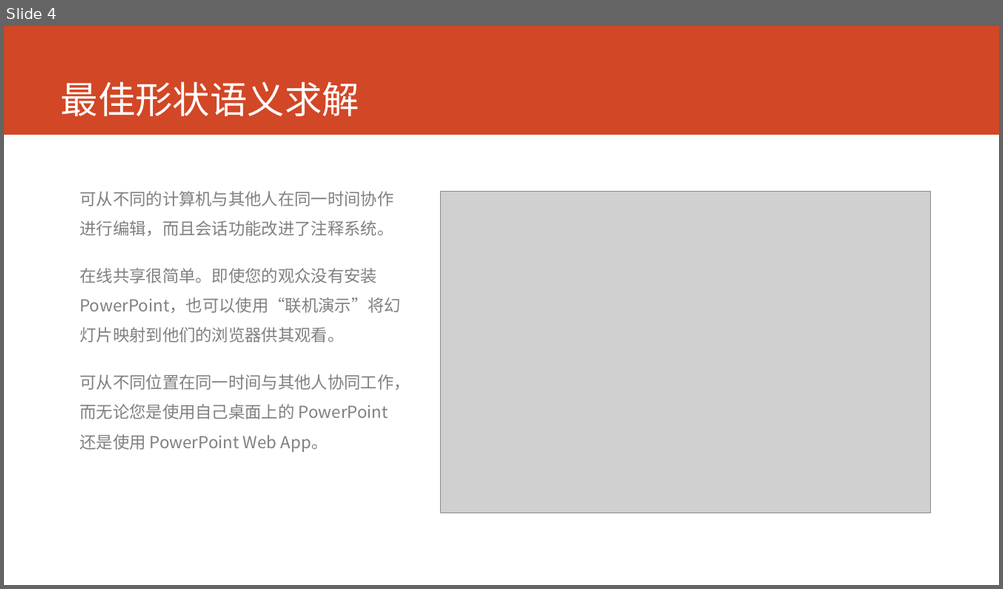
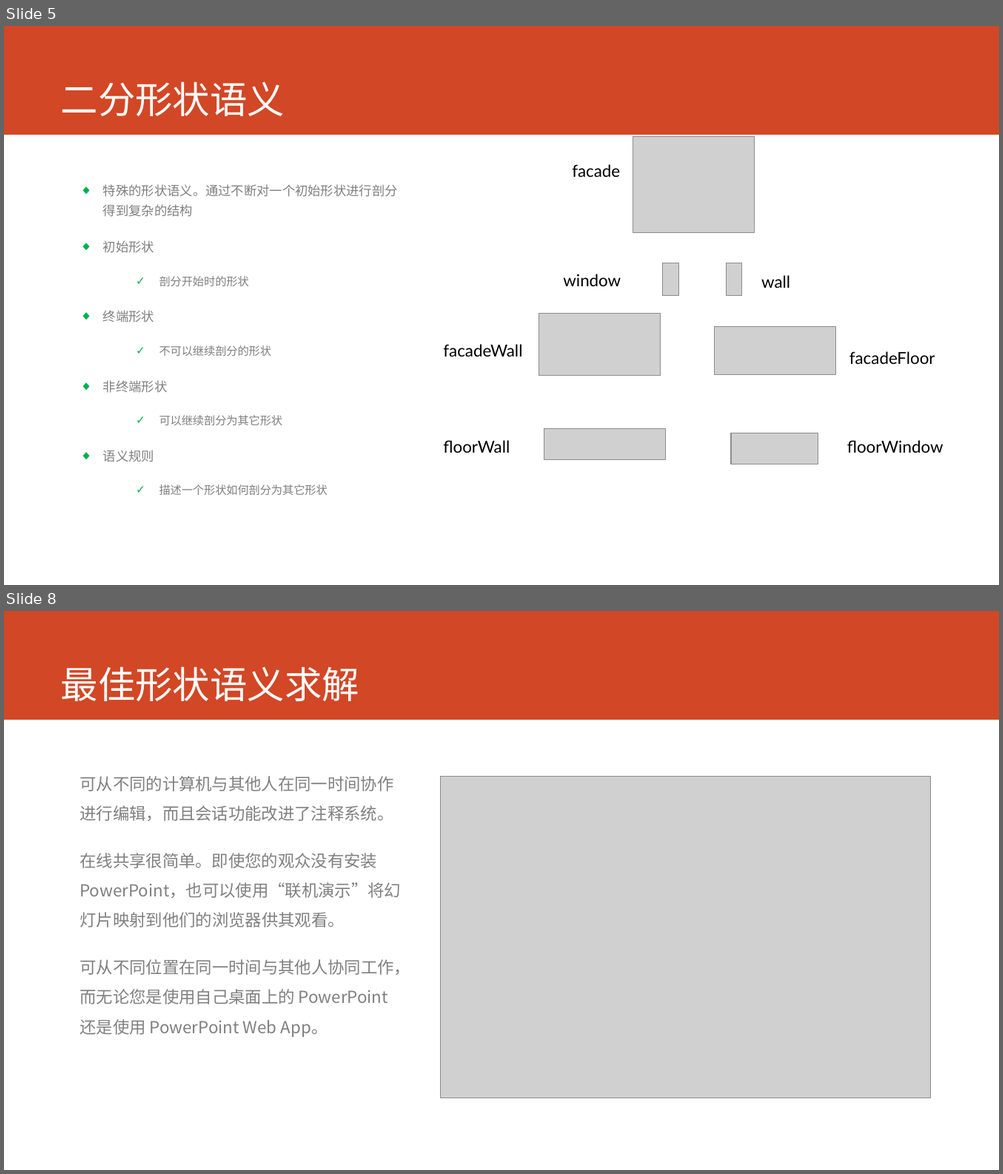
Before and after one commit to cartosquare/graduation-thesis-defenses, a slide deck: 基于形状语义和增强学习的建筑.pptx. Shown one above the other, each under a label of ours: slide 4 before the commit, slides 5 and 8 after it; the slides between them are not shown. The pictures are 1003x589 and 1003x1174 pixels, drawn with LibreOffice and Linux fonts; fonts in the diff are those of the drawing; grey boxes stand for pictures. Boxes give left, top, right and bottom in pixels: in the first picture for what was removed or moved away, otherwise in the second. Text is boxed around its words. In the diff, an @@ line names an element or a change of style, - is before the commit and + after.

Commit message:
形状语义部分初稿

```diff
--- a/基于形状语义和增强学习的建筑.pptx
+++ b/基于形状语义和增强学习的建筑.pptx
@@ slide 5 added at [4, 26, 999, 585], background #FFFFFF; not listed: 1 template element that a slide beside it also shows @@
@@ title added at [61, 82, 284, 116], 36 pt, text #FFFFFF @@
+二分形状语义
@@ picture added at [633, 136, 754, 233] @@
@@ text added at [572, 164, 620, 177], 16 pt, text #000000 @@
+facade
@@ text added at [103, 184, 398, 495], 12.4 pt, text #808080 @@
+◆ 特殊的形状语义。通过不断对一个初始形状进行剖分得到复杂的结构
+◆ 初始形状
+  ✓ 剖分开始时的形状
+◆ 终端形状
+  ✓ 不可以继续剖分的形状
+◆ 非终端形状
+  ✓ 可以继续剖分为其它形状
+◆ 语义规则
+  ✓ 描述一个形状如何剖分为其它形状
@@ picture added at [663, 264, 679, 296] @@
@@ picture added at [726, 264, 742, 296] @@
@@ text added at [563, 274, 620, 286], 16 pt, text #000000 @@
+window
@@ text added at [761, 275, 790, 288], 16 pt, text #000000 @@
+wall
@@ picture added at [539, 313, 660, 375] @@
@@ picture added at [714, 326, 835, 375] @@
@@ text added at [443, 344, 522, 357], 16 pt, text #000000 @@
+facadeWall
@@ text added at [849, 352, 935, 364], 16 pt, text #000000 @@
+facadeFloor
@@ text added at [443, 440, 509, 453], 16 pt, text #000000 @@
+floorWall
@@ picture added at [544, 429, 665, 460] @@
@@ picture added at [731, 434, 817, 465] @@
@@ text added at [847, 440, 943, 453], 16 pt, text #000000 @@
+floorWindow
@@ what was slide 4 is now slide 8 @@
```
Also in this commit, not shown: 1 slide changed, 5 other slides added, 2 slides removed, 3 other files.
